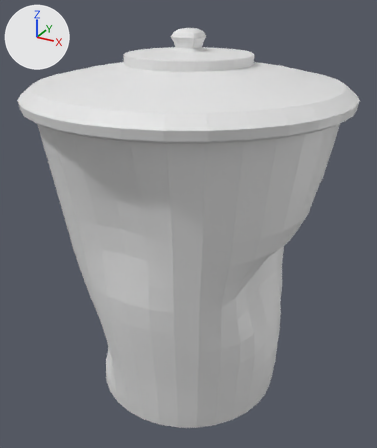
Renders of the OBJ model OpenGL_Framework/Assets/Models/garbagecan_final_unwrap.obj from each side of a commit.
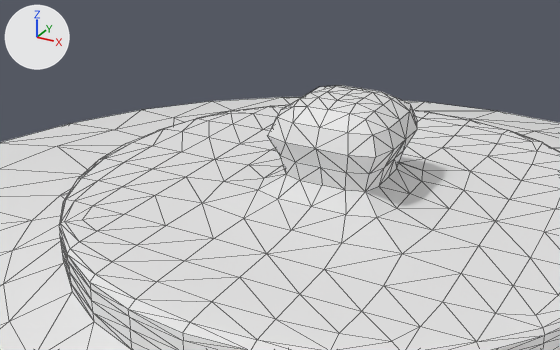
Each version appears first whole from a camera (50 mm lens) standing at (1.768, -3.17, 1.971) and looking at (0.026, -0.003, 0.387), and next in a close-up from a camera (50 mm lens) standing at (0.473, -1.013, 2.125) and looking at (-0.044, -0.072, 1.655). The lights are fixed; the arrows at upper left show +X, +Y and +Z. The close-ups show mesh edges as thin lines. Where no turn or scale is listed for an object, it has been applied to the vertices.

Script lines for the objects in view, before the commit:
```python
me_garbagecan_final_unwrap = bpy.data.meshes.new('garbagecan_final_unwrap')
me_garbagecan_final_unwrap.from_pydata(...)  # 1132 vertices, 2196 faces; spans x -1.09..1.14, y -1.11..1.12, z -1.01..1.77
ob_garbagecan_final_unwrap = bpy.data.objects.new('garbagecan_final_unwrap', me_garbagecan_final_unwrap)
ob_garbagecan_final_unwrap.location = (0.0, 0.0, 0.0)
```
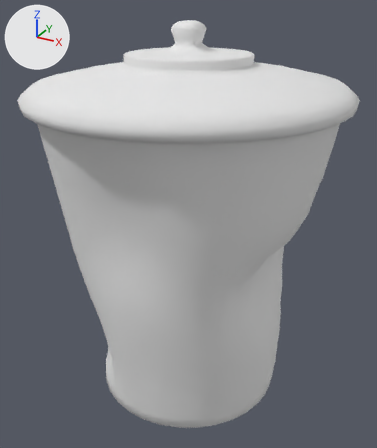
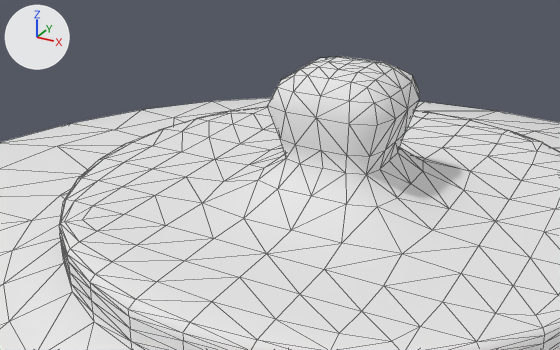
The newer file is also turned or shifted as a whole; pictures and numbers use the older file's frame.

What differs and where, as boxes [x1, y1, x2, y2] in the close-ups (560 x 350 px; the box of a moved part takes in the faces that stretch with it):
'garbagecan_final_unwrap', reshaped
    before: [0, 85, 560, 350]
    after: [0, 56, 560, 350]
part 1 of me_garbagecan_final_unwrap, moved or reshaped
    before: [202, 148, 470, 254]
    after: [202, 145, 470, 254]
part 2 of me_garbagecan_final_unwrap, moved or reshaped
    before: [268, 130, 416, 192]
    after: [267, 100, 419, 175]
part 3 of me_garbagecan_final_unwrap, moved or reshaped
    before: [268, 85, 417, 157]
    after: [267, 56, 419, 125]

The change, as a list of edits to the scene's bpy script:
```text
Add mat_none:
    mat_none = principled_material('None')
    mat_none.base_color = (0.8, 0.8, 0.8)  # white #e7e7e7
    mat_none.roughness = 1.0
Change me_garbagecan_final_unwrap:
    where me_garbagecan_final_unwrap.from_pydata(...)  # 1132 vertices, 2196 faces; spans x -1.09..1.14, y -1.11..1.12, z -1.01..1.77
    used by ob_garbagecan_final_unwrap; location = (0.0, 0.0, 0.0)
    me_garbagecan_final_unwrap part 1: all 16 vertices in x -0.08..0.14, y -0.11..0.11, z 1.63 are moved by (0.0, 0.0, 0.02)
    me_garbagecan_final_unwrap part 2: all 32 vertices in x -0.06..0.11, y -0.08..0.08, z 1.65..1.68 are moved by (0.0, 0.0, 0.03)
    me_garbagecan_final_unwrap part 3: all 57 vertices in x -0.07..0.12, y -0.1..0.1, z 1.72..1.77 are moved by (0.0, 0.0, 0.05)
    add me_garbagecan_final_unwrap.materials.append(mat_none)  # white #e7e7e7
```
